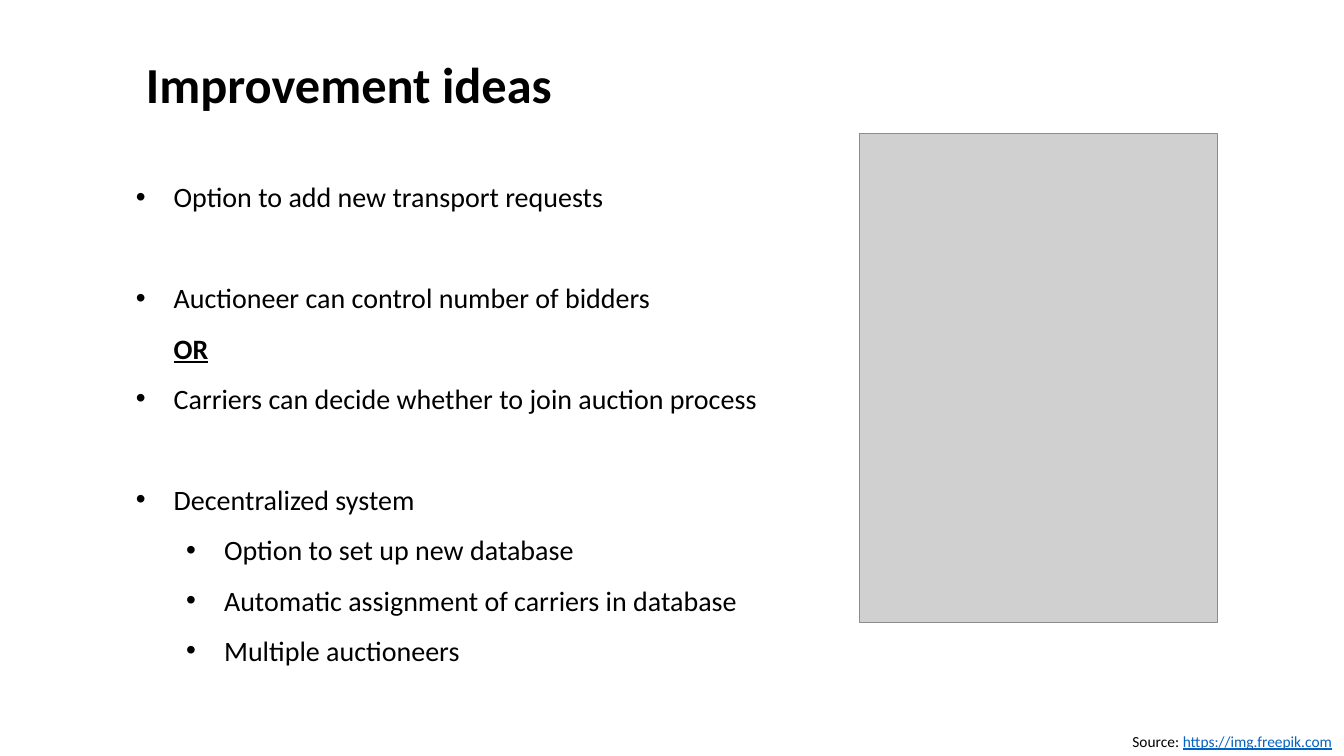
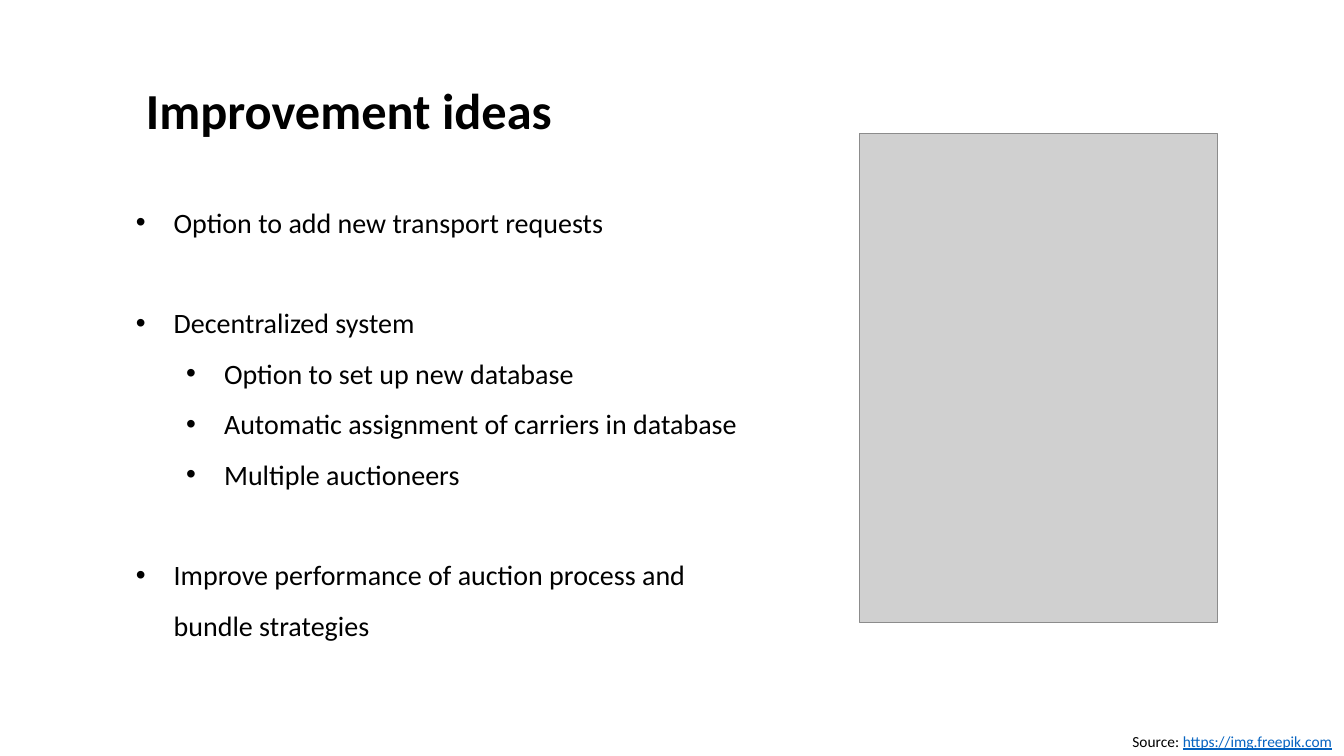
Before and after one commit to linhngocle2000/collaborative-carrier-network, a slide deck: slide 7 of Slides.pptx. Drawn at 1344x756 pixels with LibreOffice and Linux fonts; fonts in the diff are those of the drawing; grey boxes stand for pictures. Boxes give left, top, right and bottom in pixels: in the first picture for what was removed or moved away, otherwise in the second. Text is boxed around its words. In the diff, an @@ line names an element or a change of style, - is before the commit and + after.

```diff
--- a/Slides.pptx
+++ b/Slides.pptx
@@ text "Improvement ideas": place and size @@
-text "Improvement ideas" at box(146, 67, 552, 111)
+text "Improvement ideas" at box(146, 93, 552, 137)
@@ text "Option to add new transport ...": place and size @@
-text "Option to add new transport ..." at box(174, 187, 757, 666)
+text "Option to add new transport ..." at box(174, 213, 736, 641)
@@ text at box(174, 288, 757, 414): paragraphs removed @@
-• Auctioneer can control number of bidders
-  OR
-• Carriers can decide whether to join auction process
@@ text at box(174, 565, 685, 641): paragraph added @@
+• Improve performance of auction process and bundle strategies
```
